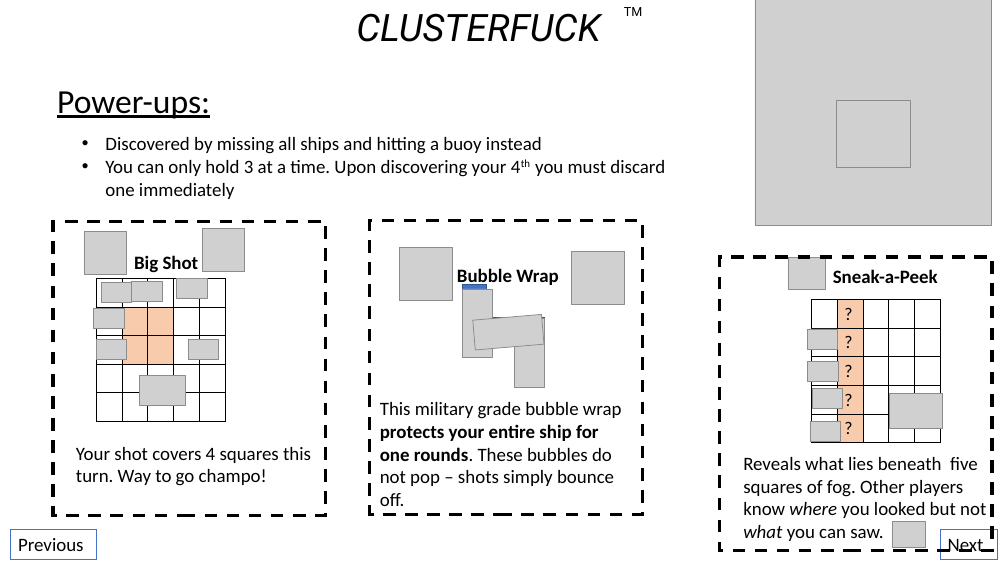
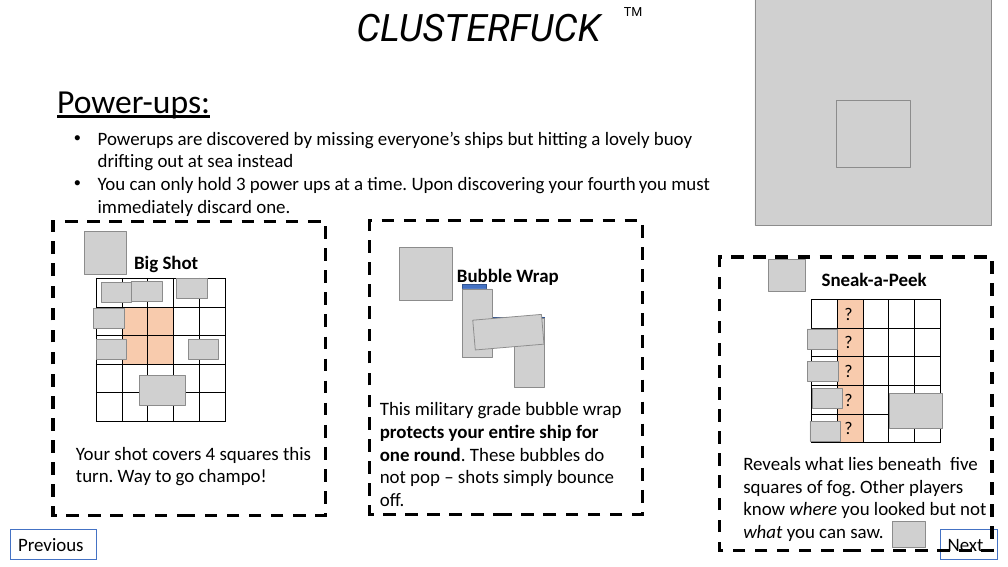
Before and after one commit to GeoffSpielman/BattleBlobs, a slide deck: slide 5 of Not_Code/Ideas.pptx. Drawn at 1008x567 pixels with LibreOffice and Linux fonts; fonts in the diff are those of the drawing; grey boxes stand for pictures. Boxes give left, top, right and bottom in pixels: in the first picture for what was removed or moved away, otherwise in the second. Text is boxed around its words. In the diff, an @@ line names an element or a change of style, - is before the commit and + after.

```diff
--- a/Not_Code/Ideas.pptx
+++ b/Not_Code/Ideas.pptx
@@ text at box(98, 132, 709, 216): text changed @@
-• Discovered by missing all ships and hitting a buoy instead
-• You can only hold 3 at a time. Upon discovering your 4th you must discard one immediately
+• Powerups are discovered by missing everyone’s ships but hitting a lovely buoy drifting out at sea instead
+• You can only hold 3 power ups at a time. Upon discovering your fourth you must immediately discard one.
@@ picture removed at box(202, 228, 244, 271) @@
@@ picture removed at box(572, 251, 625, 304) @@
@@ picture: place and size @@
-picture at box(789, 257, 826, 290)
+picture at box(769, 259, 806, 292)
@@ text "Sneak-a-Peek": place and size @@
-text "Sneak-a-Peek" at box(833, 269, 938, 283)
+text "Sneak-a-Peek" at box(822, 272, 927, 286)
@@ text at box(380, 402, 622, 506): text changed @@
-This military grade bubble wrap protects your entire ship for one rounds. These bubbles do not pop – shots simply bounce off.
+This military grade bubble wrap protects your entire ship for one round. These bubbles do not pop – shots simply bounce off.
```
Also in this commit, not shown: 5 other slides changed, 3 slides added, 11 other files.
